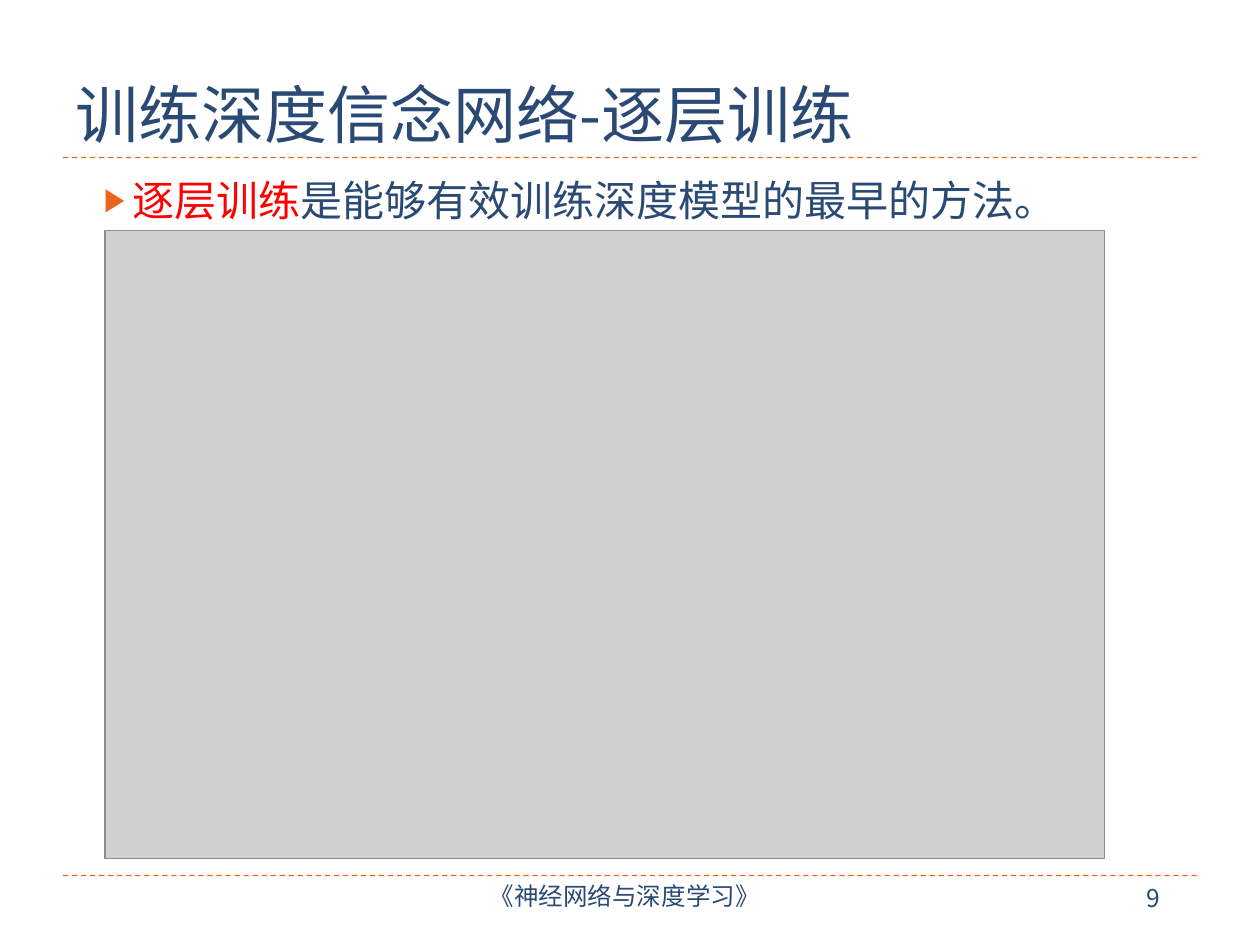
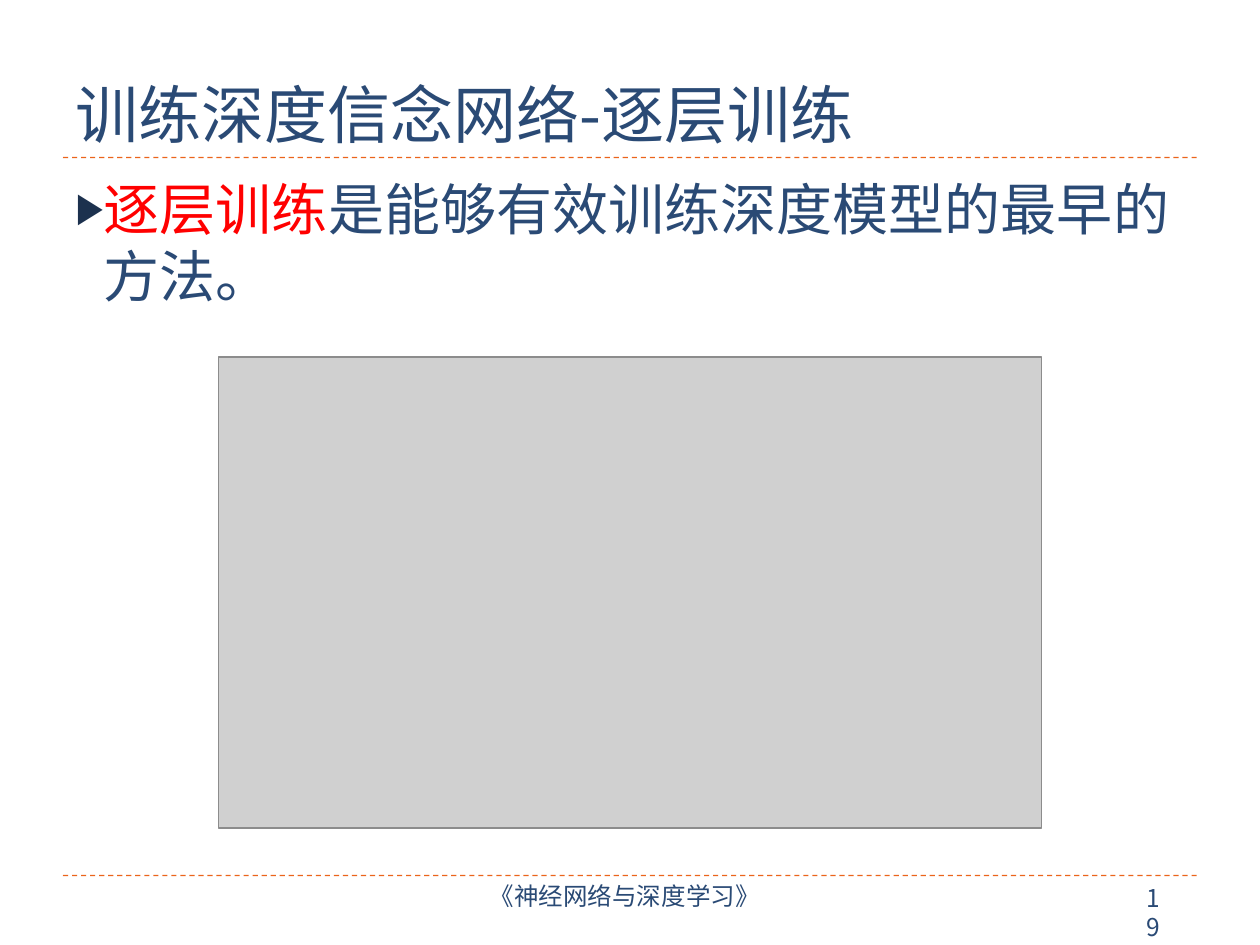
Before and after one commit to nndl/nndl.github.io, a slide deck: slide 19 of ppt/chap-深度信念网络.pptx (slide 9 before the commit). Drawn at 1260x945 pixels with LibreOffice and Linux fonts; fonts in the diff are those of the drawing; grey boxes stand for pictures. Boxes give left, top, right and bottom in pixels: in the first picture for what was removed or moved away, otherwise in the second. Text is boxed around its words. In the diff, an @@ line names an element or a change of style, - is before the commit and + after.

```diff
--- a/ppt/chap-深度信念网络.pptx
+++ b/ppt/chap-深度信念网络.pptx
@@ text "逐层训练是能够有效训练深度模型的最早的方法。" at box(104, 183, 1169, 302): size 24 to 32 pt; list level 2 to 1 in "逐层训练是能够有效训练深度模型的最早的方法。"; bullet colour #EB641B to #1C314E @@
@@ picture: place and size @@
-picture at box(105, 231, 1104, 859)
+picture at box(219, 357, 1042, 828)
@@ page number at box(1146, 888, 1160, 908): text changed @@
-9
+19
```
Also in this commit, not shown: 4 other slides changed, 11 slides added.
